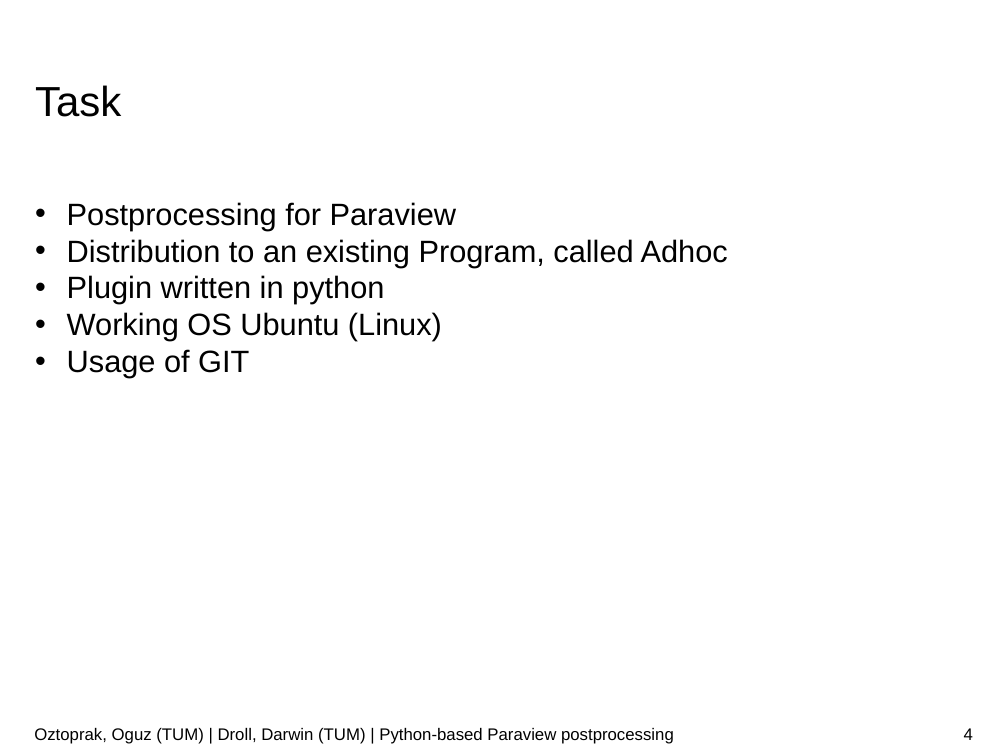
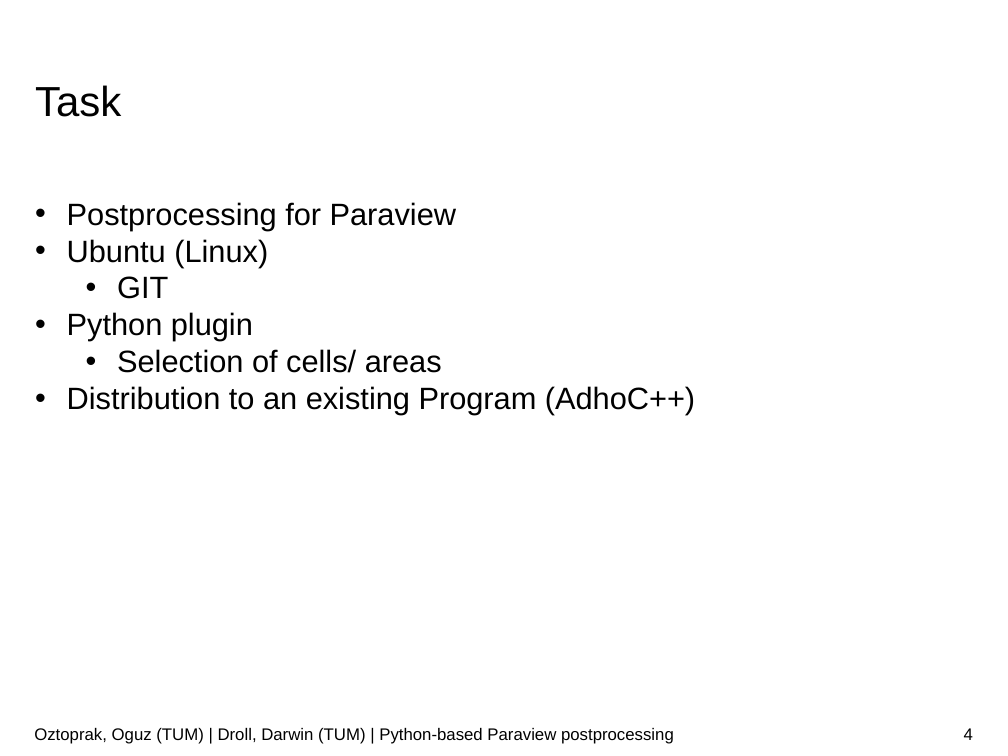
Before and after one commit to JusticeBoi/Paraview-PostProcessing-SoftwareLab, a slide deck: slide 4 of Paraview-postprocessor.pptx. Drawn at 1008x756 pixels with LibreOffice and Linux fonts; fonts in the diff are those of the drawing; background and template pictures are left out. Boxes give left, top, right and bottom in pixels: in the first picture for what was removed or moved away, otherwise in the second. Text is boxed around its words. In the diff, an @@ line names an element or a change of style, - is before the commit and + after.

```diff
--- a/Paraview-postprocessor.pptx
+++ b/Paraview-postprocessor.pptx
@@ text at <box>67,239,695,415</box>: text changed @@
-• Distribution to an existing Program, called Adhoc
-• Plugin written in python
-• Working OS Ubuntu (Linux)
-• Usage of GIT
+• Ubuntu (Linux)
+  • GIT
+• Python plugin
+  • Selection of cells/ areas
+• Distribution to an existing Program (AdhoC++)
```
Also in this commit, not shown: 4 other slides changed.
